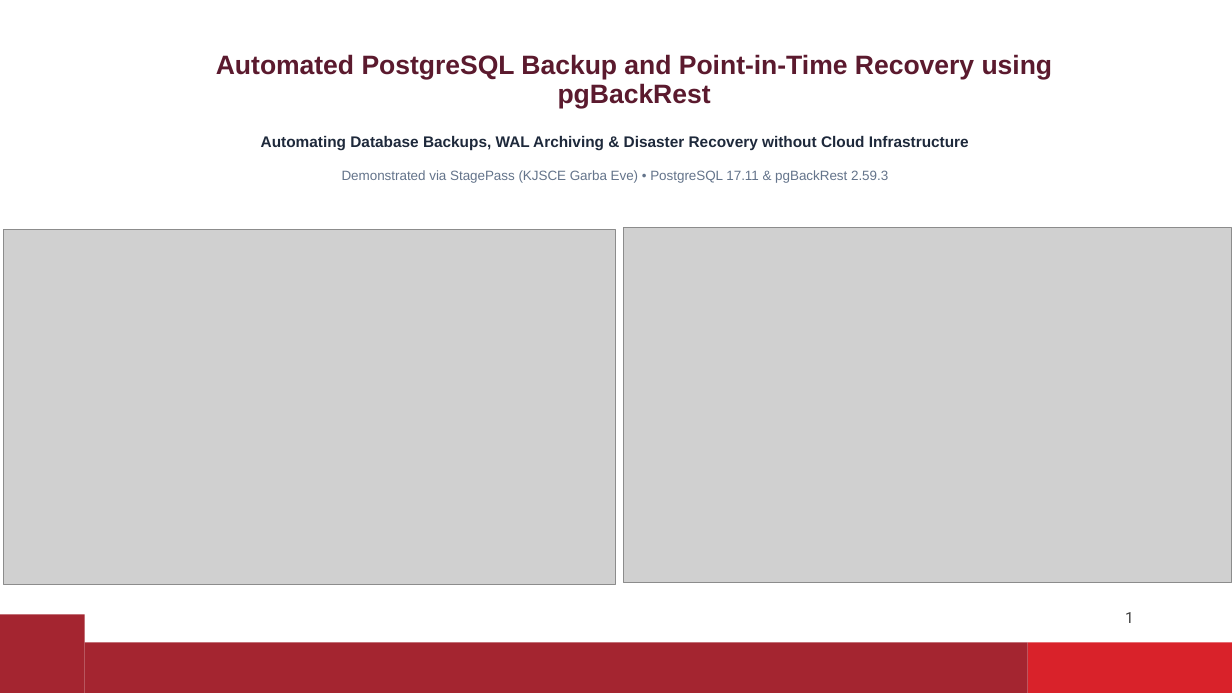
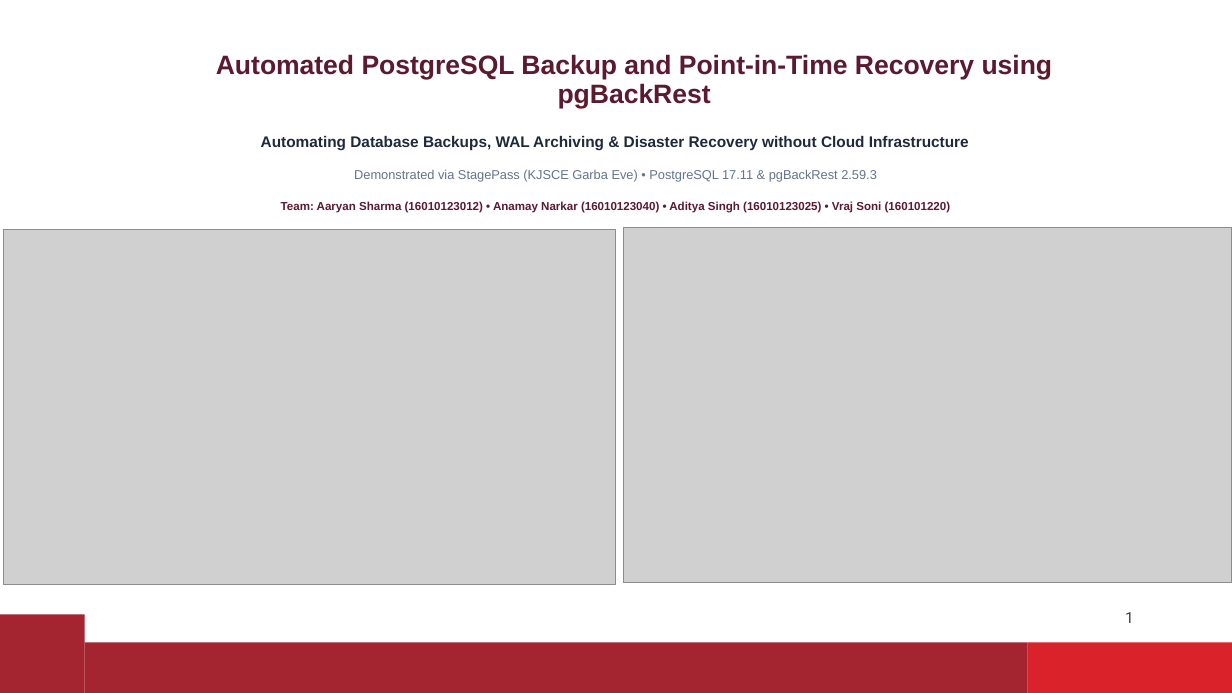
Before and after one commit to Aaryan-Sharma-5/devops_ia, a slide deck: slide 1 of docs/pgbackrest_ia_presentation.pptx. Drawn at 1232x693 pixels with LibreOffice and Linux fonts; fonts in the diff are those of the drawing; grey boxes stand for pictures; background and template pictures are left out. Boxes give left, top, right and bottom in pixels: in the first picture for what was removed or moved away, otherwise in the second. Text is boxed around its words. In the diff, an @@ line names an element or a change of style, - is before the commit and + after.

Commit message:
fix: address critical pre-submission review corrections for RPO claims, storage separation, and recovery guard assertions

```diff
--- a/docs/pgbackrest_ia_presentation.pptx
+++ b/docs/pgbackrest_ia_presentation.pptx
@@ subtitle at [354, 169, 877, 182]: size 10.5 to 10 pt in "Demonstrated via StagePass (KJSCE Garba Eve) • ..."; more space between paragraphs @@
@@ subtitle at [281, 201, 950, 213]: paragraph added @@
+Team: Aaryan Sharma (16010123012) • Anamay Narkar (16010123040) • Aditya Singh (16010123025) • Vraj Soni (160101220)
```
Also in this commit, not shown: 8 other slides changed, 16 other files.
